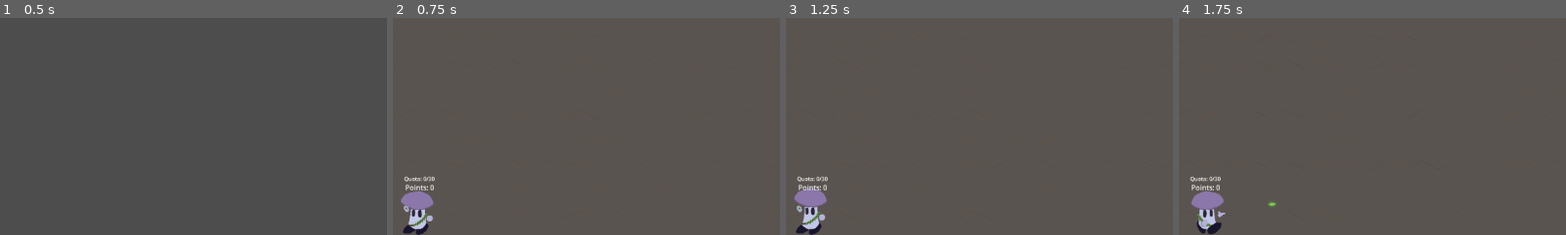
Above: before the commit, frames 1-4 (left to right).
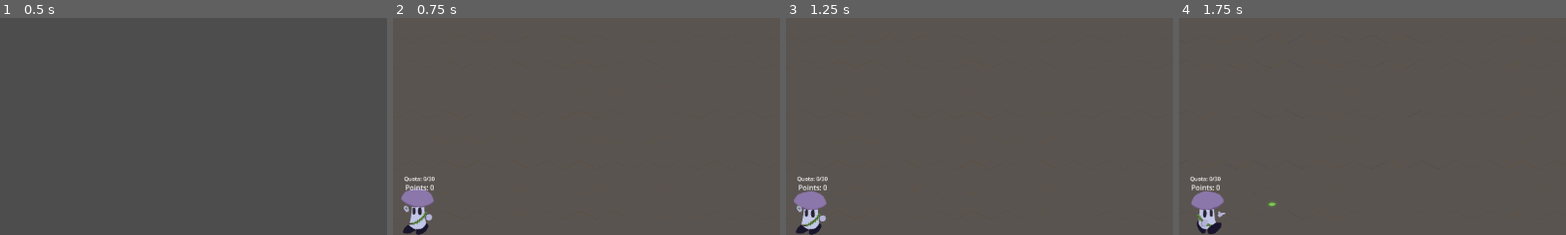
Above: after the commit, the same moments.

Repository: VideoJams/PixelGameJam2025
Game: Godot game, scene res://Scenes/title_screen.tscn
Same seed, same stepped clock (60 frames per second), same inputs: the game is played once before the commit and once after it.
Inputs (mouse positions are % of the whole screen's width and height, from its top left):
- Up to frame 1 (0.5 s): no input
- Up to frame 2 (0.75 s): click "Start Game" at 0.5 s
- Up to frame 3 (1.25 s): no input
- Up to frame 4 (1.75 s): move the mouse to (72, 45) at 1.27 s; hold D (right) from 1.28 s (still down); click (72, 45) at 1.42 s
The pictures show only the part of the screen within x 47-96%, y 4-54%; the shares and areas given below are measured in that part.

Frame 1 is identical in both runs. In frame 2, 0.5% of the frame differs, in the area x 2-11%, y 78-97%; in frame 3, 0.5%; in frame 4, nothing differs.

Commit message:
Animate player death and reset game

Diff:
--- a/Scenes/enemy.tscn
+++ b/Scenes/enemy.tscn
@@ -1,7 +1,7 @@
 [gd_scene load_steps=3 format=3 uid="uid://er64geh448yl"]
 
 [ext_resource type="Script" uid="uid://dkayxehb8emr4" path="res://Scripts/enemy.gd" id="1_hghv2"]
-[ext_resource type="Texture2D" uid="uid://bmx8248co1xeu" path="res://Assets/buttonGreen.png" id="2_1f0kj"]
+[ext_resource type="Texture2D" uid="uid://bmx8248co1xeu" path="res://Assets/UI/buttonGreen.png" id="2_1f0kj"]
 
 [node name="Enemy" type="CharacterBody2D" groups=["enemy"]]
 z_as_relative = false
--- a/Scenes/floater.tscn
+++ b/Scenes/floater.tscn
@@ -1,6 +1,6 @@
 [gd_scene load_steps=21 format=3 uid="uid://wt4yof7mqoyk"]
 
-[ext_resource type="PackedScene" uid="uid://er64geh448yl" path="res://scenes/enemy.tscn" id="1_7658v"]
+[ext_resource type="PackedScene" uid="uid://er64geh448yl" path="res://Scenes/enemy.tscn" id="1_7658v"]
 [ext_resource type="Script" uid="uid://dld2tlivxdduc" path="res://Scripts/floater.gd" id="2_qt4hv"]
 [ext_resource type="Texture2D" uid="uid://43r13oyv6jse" path="res://Assets/Enemies/Floater/FloatyDeath1.png" id="3_beytw"]
 [ext_resource type="Texture2D" uid="uid://cd8qydee2tj6k" path="res://Assets/Enemies/Floater/FloatyCharge1.png" id="3_kkf7u"]
@@ -17,7 +17,7 @@
 [ext_resource type="Texture2D" uid="uid://c011h68cgx552" path="res://Assets/Enemies/Floater/FloatyDamage.png" id="5_xqj1n"]
 [ext_resource type="Texture2D" uid="uid://pmm0l1sdgwu5" path="res://Assets/Enemies/Floater/FloatyDeath4.png" id="6_kkf7u"]
 [ext_resource type="Texture2D" uid="uid://cm6jw16opxu40" path="res://Assets/Enemies/Floater/FloatyDeath5.png" id="7_iohoh"]
-[ext_resource type="Texture2D" uid="uid://cd886kmx0guh4" path="res://Assets/buttonRed.png" id="11_l8orq"]
+[ext_resource type="Texture2D" uid="uid://cd886kmx0guh4" path="res://Assets/UI/buttonRed.png" id="11_l8orq"]
 
 [sub_resource type="SpriteFrames" id="SpriteFrames_p8xcf"]
 animations = [{
--- a/Scenes/mushie.tscn
+++ b/Scenes/mushie.tscn
@@ -1,19 +1,64 @@
-[gd_scene load_steps=15 format=3 uid="uid://dtkqthu3qvgif"]
+[gd_scene load_steps=25 format=3 uid="uid://dtkqthu3qvgif"]
 
 [ext_resource type="Texture2D" uid="uid://b8a18gm02ukma" path="res://Assets/Mushie/IdleRight1.png" id="1_26utk"]
 [ext_resource type="Script" uid="uid://djenrccur4yw" path="res://Scripts/mushie.gd" id="1_448ka"]
 [ext_resource type="Texture2D" uid="uid://cw0e7w2q7ogps" path="res://Assets/Mushie/IdleRight2.png" id="2_678c6"]
+[ext_resource type="Texture2D" uid="uid://bdwrr76jvgu8o" path="res://Assets/Mushie/MushieDeath/MushieDeath.png" id="2_oqh3x"]
 [ext_resource type="Texture2D" uid="uid://cgs6c00d70y5b" path="res://Assets/Mushie/WalkRight1.png" id="3_448ka"]
+[ext_resource type="Texture2D" uid="uid://btcjvr4kkjpi0" path="res://Assets/Mushie/MushieDeath/MushieDeath2.png" id="3_j2a57"]
+[ext_resource type="Texture2D" uid="uid://cgg8sip86yop4" path="res://Assets/Mushie/MushieDeath/MushieDeath3.png" id="4_6krk0"]
 [ext_resource type="Texture2D" uid="uid://iyda6gvr1wch" path="res://Assets/Mushie/MushieDamage.png" id="4_e67no"]
 [ext_resource type="Texture2D" uid="uid://sng515waucud" path="res://Assets/Mushie/WalkRight2.png" id="4_jwnhi"]
 [ext_resource type="Texture2D" uid="uid://ct0qpyfjo42en" path="res://Assets/Mushie/WalkRight3.png" id="5_l8eyo"]
+[ext_resource type="Texture2D" uid="uid://digsjb4jtaibk" path="res://Assets/Mushie/MushieDeath/MushieDeath4.png" id="5_onr0l"]
+[ext_resource type="Texture2D" uid="uid://ced0tyrdgiut8" path="res://Assets/Mushie/MushieDeath/MushieDeath5.png" id="6_72w1u"]
+[ext_resource type="Texture2D" uid="uid://bp7cncro75kgs" path="res://Assets/Mushie/MushieDeath/MushieDeath6.png" id="7_olf0c"]
 [ext_resource type="Texture2D" uid="uid://dn8klppyes11n" path="res://Assets/Mushie/ShootinHandHold.png" id="8_80f1l"]
-[ext_resource type="Texture2D" uid="uid://bmx8248co1xeu" path="res://Assets/buttonGreen.png" id="8_jwnhi"]
+[ext_resource type="Texture2D" uid="uid://0eurpayxsych" path="res://Assets/Mushie/MushieDeath/MushieDeath7.png" id="8_gu0dv"]
+[ext_resource type="Texture2D" uid="uid://bmx8248co1xeu" path="res://Assets/UI/buttonGreen.png" id="8_jwnhi"]
 [ext_resource type="Texture2D" uid="uid://c8qkawrrwuu6q" path="res://Assets/Mushie/ShootinHandHoldCharged.png" id="9_0jjte"]
+[ext_resource type="Texture2D" uid="uid://cpapxhuoqdhj3" path="res://Assets/Mushie/MushieDeath/MushieDeath8.png" id="9_pvs6e"]
+[ext_resource type="Texture2D" uid="uid://budfq1t64wm5b" path="res://Assets/Mushie/MushieDeath/MushieDeath9.png" id="10_4nj6a"]
 [ext_resource type="Texture2D" uid="uid://b8wdxc3g6h8lx" path="res://Assets/Mushie/ShootinHandRelease.png" id="10_xnwgv"]
+[ext_resource type="Texture2D" uid="uid://xdmqn1m4vbvn" path="res://Assets/Mushie/MushieDeath/MushieDeath10.png" id="11_hxjlx"]
 
 [sub_resource type="SpriteFrames" id="SpriteFrames_5qxbh"]
 animations = [{
+"frames": [{
+"duration": 3.0,
+"texture": ExtResource("2_oqh3x")
+}, {
+"duration": 1.0,
+"texture": ExtResource("3_j2a57")
+}, {
+"duration": 1.0,
+"texture": ExtResource("4_6krk0")
+}, {
+"duration": 6.0,
+"texture": ExtResource("5_onr0l")
+}, {
+"duration": 1.0,
+"texture": ExtResource("6_72w1u")
+}, {
+"duration": 1.0,
+"texture": ExtResource("7_olf0c")
+}, {
+"duration": 1.0,
+"texture": ExtResource("8_gu0dv")
+}, {
+"duration": 1.0,
+"texture": ExtResource("9_pvs6e")
+}, {
+"duration": 1.0,
+"texture": ExtResource("10_4nj6a")
+}, {
+"duration": 6.0,
+"texture": ExtResource("11_hxjlx")
+}],
+"loop": false,
+"name": &"death",
+"speed": 5.0
+}, {
 "frames": [{
 "duration": 1.0,
 "texture": ExtResource("1_26utk")
@@ -84,12 +129,14 @@
 collision_mask = 26
 script = ExtResource("1_448ka")
 moveSpeed = 300.0
+health = 20.0
 
 [node name="AnimatedSprite2D" type="AnimatedSprite2D" parent="."]
 position = Vector2(-1, 0)
 sprite_frames = SubResource("SpriteFrames_5qxbh")
-animation = &"take_damage"
+animation = &"idle"
 autoplay = "idle"
+frame_progress = 0.79875
 
 [node name="CollisionShape2D" type="CollisionShape2D" parent="."]
 shape = SubResource("CapsuleShape2D_26utk")
@@ -143,6 +190,25 @@
 horizontal_alignment = 1
 vertical_alignment = 1
 
+[node name="GameOver" type="Control" parent="Control"]
+visible = false
+layout_mode = 3
+anchors_preset = 0
+offset_right = 40.0
+offset_bottom = 40.0
+
+[node name="GameOverLabel" type="Label" parent="Control/GameOver"]
+layout_mode = 0
+offset_right = 40.0
+offset_bottom = 23.0
+
+[node name="MenuButton" type="Button" parent="Control/GameOver"]
+layout_mode = 0
+offset_top = 100.0
+offset_right = 53.0
+offset_bottom = 131.0
+text = "Menu"
+
 [node name="AudioStreamPlayer2D" type="AudioStreamPlayer2D" parent="."]
 
 [node name="AttackTimer" type="Timer" parent="."]
@@ -152,5 +218,7 @@
 [node name="TakeDamageTimer" type="Timer" parent="."]
 one_shot = true
 
+[connection signal="animation_finished" from="AnimatedSprite2D" to="." method="_on_animated_sprite_2d_animation_finished"]
+[connection signal="pressed" from="Control/GameOver/MenuButton" to="." method="_on_menu_button_pressed"]
 [connection signal="timeout" from="AttackTimer" to="." method="_on_timer_timeout"]
 [connection signal="timeout" from="TakeDamageTimer" to="." method="_on_take_damage_timer_timeout"]
--- a/Scripts/mushie.gd
+++ b/Scripts/mushie.gd
@@ -6,7 +6,7 @@
 
 var points = 0
 var display_growth = 0
-var total_growth = 0
+var total_trees = 0
 var quota = 30
 var next_quota = 40
 @export var moveSpeed = 200.0
@@ -17,9 +17,12 @@
 var sound_hurt = preload("res://Assets/Sounds/player_hurt.ogg")
 var sound_quota  = preload("res://Assets/Sounds/quota_reached.ogg")
 
-var can_shoot = true
+var can_shoot: bool = true
+var can_take_damage: bool = true
 
+signal quota_reached
 signal mushie_dead
+signal menu
 
 func _ready() -> void:
 	$Control/HealthBar.max_value = health
@@ -61,7 +64,6 @@
 		$HandSprite.play("shoot", 3)
 		can_shoot = false
 
-
 func _handle_animation():
 	if can_take_damage:
 		if velocity.length() > 0:
@@ -77,7 +79,6 @@
 
 func add_growth_quota(growth):
 	display_growth += growth
-	total_growth += growth
 	if display_growth >= quota:
 		oneoff_sound(sound_quota)
 		display_growth = 0
@@ -85,9 +86,7 @@
 		next_quota += 10
 		add_points(5)
 
-
 	$Control/Quota.text = "Quota: %d/%d" % [display_growth, quota]
-
 
 func add_points(point_add: int):
 	points += point_add
@@ -118,14 +117,25 @@
 			$AnimatedSprite2D.play("take_damage", 1)
 
 func die():
+	set_physics_process(false)
 	emit_signal("mushie_dead")
-
+	$AnimatedSprite2D.play("death")
+	$Control/Points.visible = false
+	$Control/Quota.visible = false
 
 func _on_timer_timeout() -> void:
 	can_shoot = true
 	$HandSprite.play("ready")
 
-var can_take_damage: bool=true
 func _on_take_damage_timer_timeout() -> void:
 	set_collision_mask_value(2, true)
 	can_take_damage = true
+
+func _on_animated_sprite_2d_animation_finished() -> void:
+	if $AnimatedSprite2D.animation == "death":
+		$Control/GameOver.visible = true
+		$Control/GameOver/GameOverLabel.text = "Game over!
+		You grew a total of %d trees" % total_trees
+
+func _on_menu_button_pressed() -> void:
+	emit_signal("menu")
--- a/Scripts/world.gd
+++ b/Scripts/world.gd
@@ -27,14 +27,14 @@
 	mushie = Mushie.instantiate()
 	add_child(mushie)
 	mushie.global_position = Vector2(0,0)
-	mushie.mushie_dead.connect(reset_game)
+	mushie.mushie_dead.connect(freeze_enemies)
+	mushie.menu.connect(end_game)
 
-func reset_game():
+func freeze_enemies():
+	$EnemySpawnTimer.paused = true
 	for child in get_children():
 		if child.is_in_group("enemy") or child.is_in_group("projectile") or child.is_in_group("trees"):
-			child.queue_free()
-	mushie.queue_free()
-	setup_game()
+			child.set_physics_process(false)
 
 const EVEN_Q_DIRECTIONS = [
 	Vector2i(+1, 0),  # E
@@ -127,6 +127,7 @@
 			converted_position.y -= 100
 			new_tree.global_position = converted_position
 			mushie.add_points(1)
+			mushie.total_trees += 1
 
 		var new_atlas_coords: Vector2i = Vector2i(0, new_linear_index)
 		tilemap.set_cell(cell, source_id, new_atlas_coords)
@@ -162,3 +163,6 @@
 func _on_enemy_spawn_timer_timeout() -> void:
 	new_enemy()
 	pass # Replace with function body.
+
+func end_game():
+	get_tree().change_scene_to_file("res://Scenes/title_screen.tscn")
Binary file added: Assets/Mushie/MushieDeath/MushieDeath.png
Not shown, added: Assets/Mushie/MushieDeath/MushieDeath.png.import
Binary file added: Assets/Mushie/MushieDeath/MushieDeath10.png
Not shown, added: Assets/Mushie/MushieDeath/MushieDeath10.png.import
Binary file added: Assets/Mushie/MushieDeath/MushieDeath2.png
Not shown, changed: Assets/Mushie/MushieDeath/MushieDeath2.png.import
Binary file added: Assets/Mushie/MushieDeath/MushieDeath3.png
Not shown, added: Assets/Mushie/MushieDeath/MushieDeath3.png.import
Binary file added: Assets/Mushie/MushieDeath/MushieDeath4.png
Not shown, added: Assets/Mushie/MushieDeath/MushieDeath4.png.import
Binary file added: Assets/Mushie/MushieDeath/MushieDeath5.png
Not shown, changed: Assets/Mushie/MushieDeath/MushieDeath5.png.import
(and 14 more such lines)
